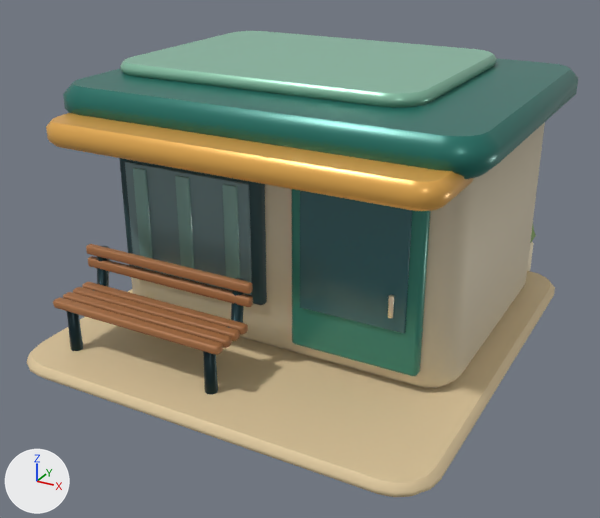
Renders of the glTF model assets/models/architecture/ev_lounge.glb from each side of a commit.
One viewpoint serves both versions: a 50 mm camera at (3.15, -6.09, 3.61) aimed at (-0.04, -0.28, 0.71). Every picture has the same lights, and +X, +Y and +Z are marked at lower left. The picture after the commit comes second. Vertices at exactly the same position are counted once.

Names of what the first picture shows: 'ev_lounge'.
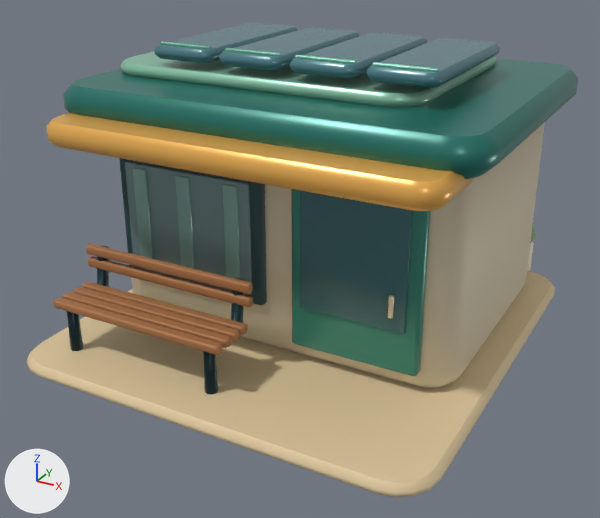
Boxes (x1, y1, x2, y2) around the edits, measured in the pictures (600 x 518 px):
```json
{"object": "ev_lounge", "change": "reshaped", "before": [27, 31, 578, 497], "after": [27, 23, 578, 497]}
{"part": 1, "of": "me_ev_lounge", "change": "added", "after": [160, 41, 212, 49]}
{"part": 2, "of": "me_ev_lounge", "change": "added", "after": [225, 48, 281, 56]}
{"part": 3, "of": "me_ev_lounge", "change": "added", "after": [296, 55, 356, 63]}
{"part": 4, "of": "me_ev_lounge", "change": "added", "after": [373, 62, 439, 72]}
{"part": 5, "of": "me_ev_lounge", "change": "added", "after": [154, 23, 298, 63], "on screen": "cyan"}
{"part": 6, "of": "me_ev_lounge", "change": "added", "after": [219, 28, 360, 71], "on screen": "cyan"}
{"part": 7, "of": "me_ev_lounge", "change": "added", "after": [289, 33, 428, 79], "on screen": "cyan"}
{"part": 8, "of": "me_ev_lounge", "change": "added", "after": [366, 38, 500, 88], "on screen": "cyan"}
{"part": 9, "of": "me_ev_lounge", "change": "recoloured", "before": [152, 31, 495, 103], "after": [152, 52, 495, 103], "on screen": "darker"}
```

The change, as JSON lines over the scene's bpy script:
```json
{"block": "me_ev_lounge", "where": "# used by ob_ev_lounge; location = (0.0, 0.0, 0.0)"}
{"op": "remove", "block": "me_ev_lounge", "code": "me_ev_lounge.from_pydata(...)  # 2066 vertices, 4004 faces; spans x -1.81..1.81, y -2.04..2.06, z 0.0..2.33"}
{"op": "add", "block": "me_ev_lounge", "code": "me_ev_lounge.from_pydata(...)  # 2530 vertices, 4884 faces; spans x -1.81..1.81, y -2.04..2.06, z 0.0..2.51"}
{"block": "me_ev_lounge", "change": "me_ev_lounge part 1: a new loose piece, a 6-sided cylinder along x spanning x -1.177..-0.693, y -0.579..-0.545, z 2.481..2.511, in mat_metal"}
{"block": "me_ev_lounge", "change": "me_ev_lounge part 2: a new loose piece, a 6-sided cylinder along x spanning x -0.547..-0.063, y -0.579..-0.545, z 2.481..2.511, in mat_metal"}
{"block": "me_ev_lounge", "change": "me_ev_lounge part 3: a new loose piece, a 6-sided cylinder along x spanning x 0.083..0.567, y -0.579..-0.545, z 2.481..2.511, in mat_metal"}
{"block": "me_ev_lounge", "change": "me_ev_lounge part 4: a new loose piece, a 6-sided cylinder along x spanning x 0.713..1.197, y -0.579..-0.545, z 2.481..2.511, in mat_metal"}
{"block": "me_ev_lounge", "change": "me_ev_lounge part 5: a new loose piece of 80 vertices spanning x -1.22..-0.65, y -0.67..0.87, z 2.39..2.49, in mat_tint"}
{"block": "me_ev_lounge", "change": "me_ev_lounge part 6: a new loose piece of 80 vertices spanning x -0.59..-0.02, y -0.67..0.87, z 2.39..2.49, in mat_tint"}
{"block": "me_ev_lounge", "change": "me_ev_lounge part 7: a new loose piece of 80 vertices spanning x 0.04..0.61, y -0.67..0.87, z 2.39..2.49, in mat_tint"}
{"block": "me_ev_lounge", "change": "me_ev_lounge part 8: a new loose piece of 80 vertices spanning x 0.67..1.24, y -0.67..0.87, z 2.39..2.49, in mat_tint"}
{"block": "me_ev_lounge", "change": "me_ev_lounge part 9: 96 kept faces spanning x -1.61..1.32, y -1.31..1.39, z 0.31..2.33 get new vertex colours"}
{"block": "me_ev_lounge", "change": "other edits to the shape of me_ev_lounge do not show in these pictures"}
```
